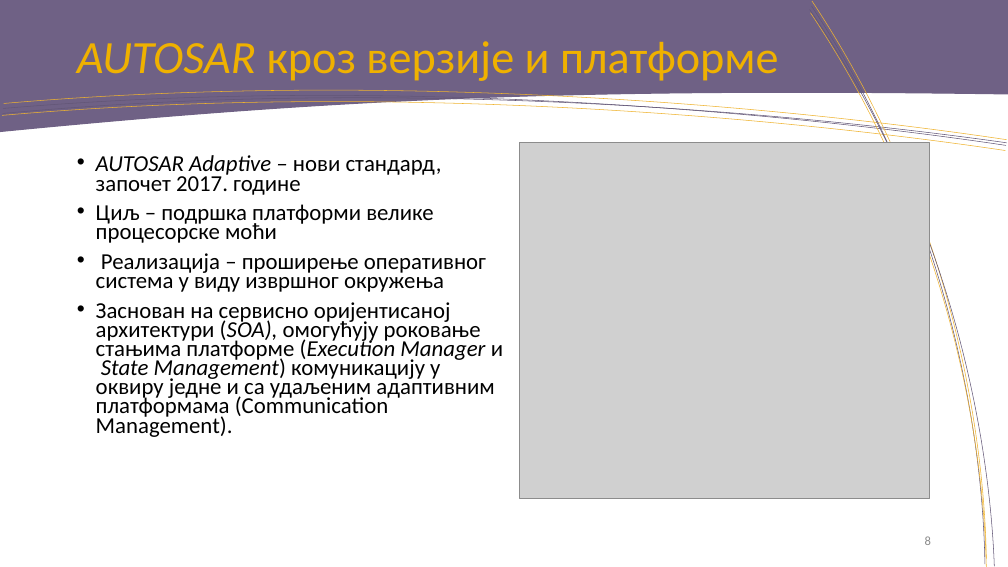
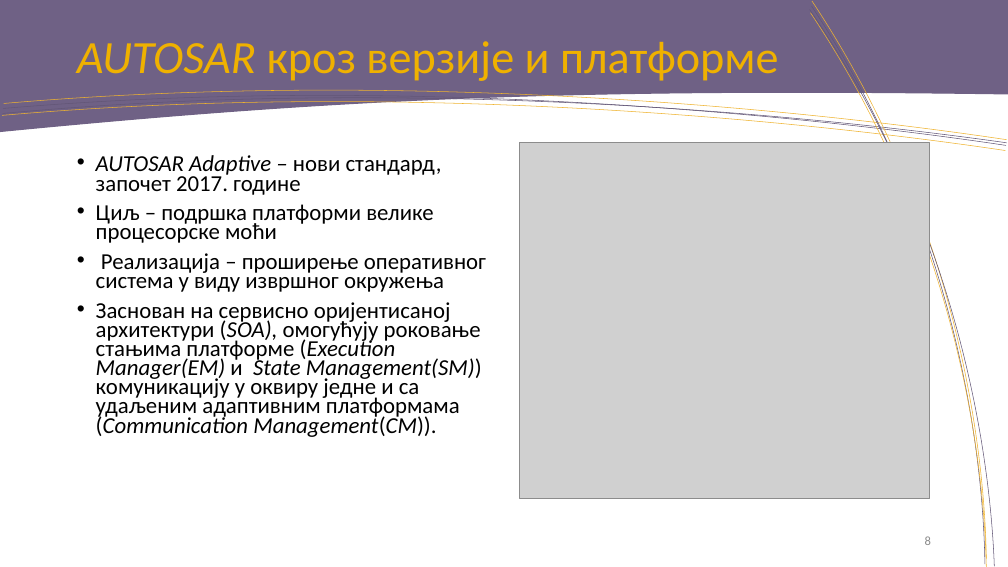
Before and after one commit to rondor1/msc, a slide deck: slide 8 of msc-e28-2018-pres.pptx. Drawn at 1008x567 pixels with LibreOffice and Linux fonts; fonts in the diff are those of the drawing; grey boxes stand for pictures; background and template pictures are left out. Boxes give left, top, right and bottom in pixels: in the first picture for what was removed or moved away, otherwise in the second. Text is boxed around its words. In the diff, an @@ line names an element or a change of style, - is before the commit and + after.

Commit message:
Presentation final

```diff
--- a/msc-e28-2018-pres.pptx
+++ b/msc-e28-2018-pres.pptx
@@ text at (96,302,482,437): text changed @@
-• Заснован на сервисно оријентисаној архитектури (SOA), омогућују роковање стањима платформе (Execution Manager и State Management) комуникацију у оквиру једне и са удаљеним адаптивним платформама (Communication Management).
+• Заснован на сервисно оријентисаној архитектури (SOA), омогућују роковање стањима платформе (Execution Manager(EM) и State Management(SM)) комуникацију у оквиру једне и са удаљеним адаптивним платформама (Communication Management(CM)).
```
Also in this commit, not shown: 11 other slides changed, 2 slides added, 1 slide removed.
